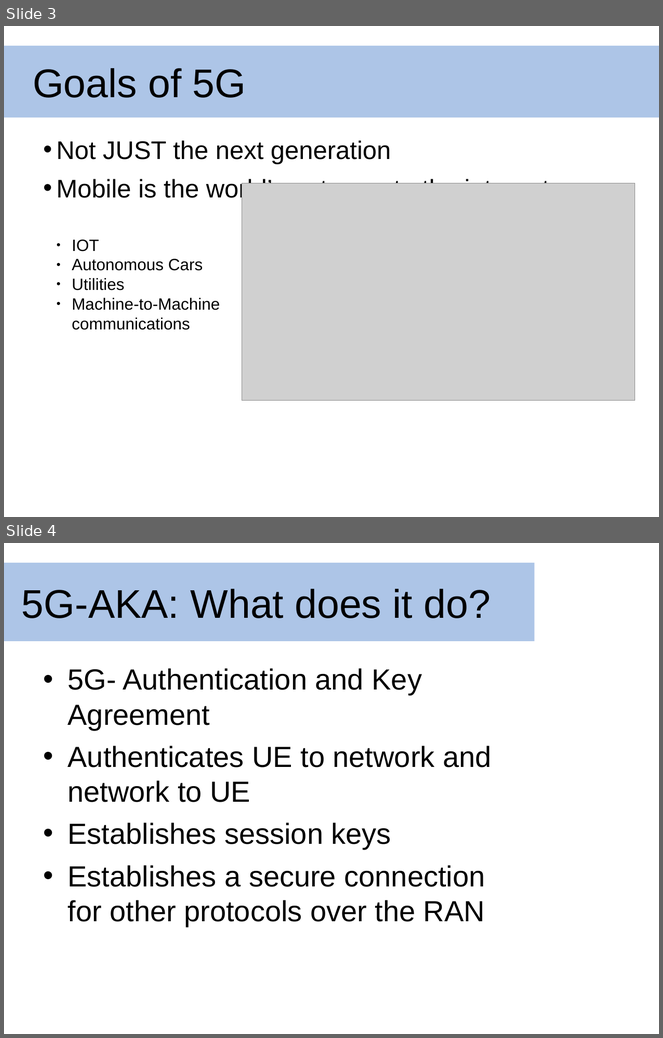
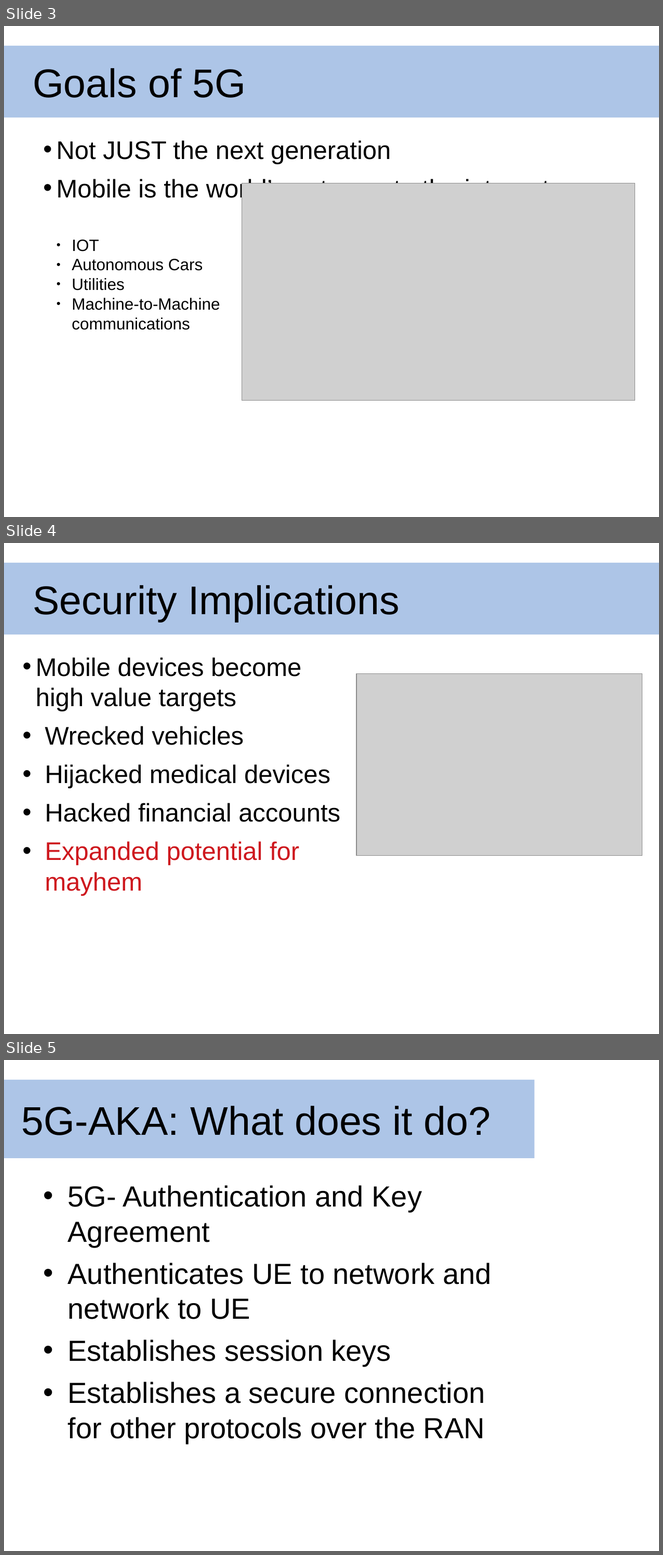
Before and after one commit to dmclayton/5g-security, a slide deck: ppt/5gakaPpt.pptx. Shown one above the other, each under a label of ours: slides 3 and 4 before the commit, slides 3, 4 and 5 after it. The pictures are 663x1038 and 663x1555 pixels, drawn with LibreOffice and Linux fonts; fonts in the diff are those of the drawing; grey boxes stand for pictures; background and template pictures are left out. Boxes give left, top, right and bottom in pixels: in the first picture for what was removed or moved away, otherwise in the second. Text is boxed around its words. In the diff, an @@ line names an element or a change of style, - is before the commit and + after.

```diff
--- a/ppt/5gakaPpt.pptx
+++ b/ppt/5gakaPpt.pptx
@@ slide 4 added at (x1=4, y1=543, x2=659, y2=1034), background picture (left out) @@
@@ rectangle added at (x1=4, y1=563, x2=659, y2=635), fill #ADC5E7, 44 pt, text #000000 @@
+Security Implications
@@ text added at (x1=36, y1=657, x2=340, y2=896), 28 pt, text #000000 @@
+• Mobile devices become high value targets
+• Wrecked vehicles
+• Hijacked medical devices
+• Hacked financial accounts
+• Expanded potential for mayhem
@@ picture added at (x1=357, y1=674, x2=642, y2=856) @@
@@ what was slide 4 is now slide 5 @@
```
Also in this commit, not shown: 2 slides changed, 4 other slides added.
